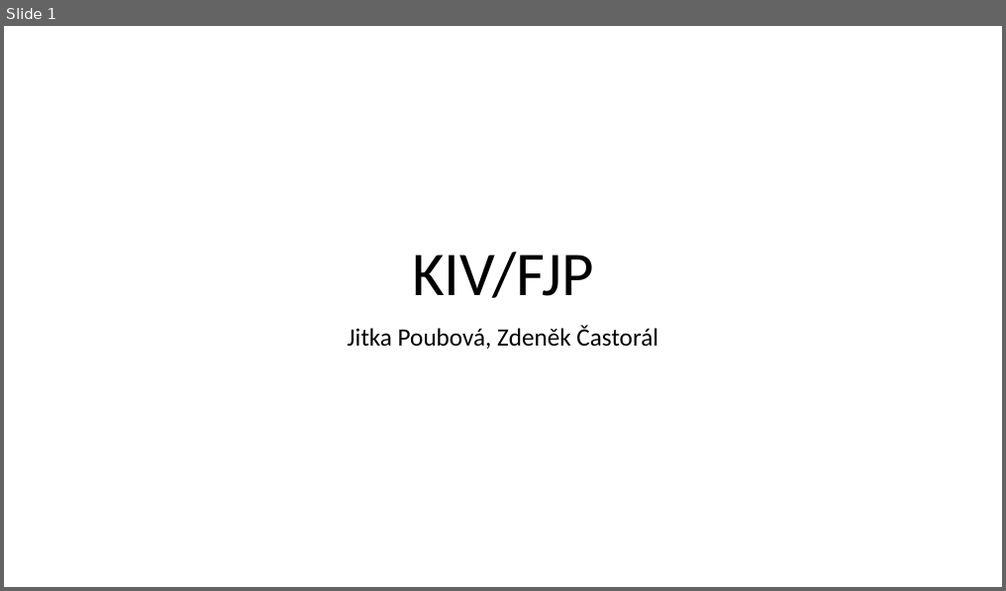
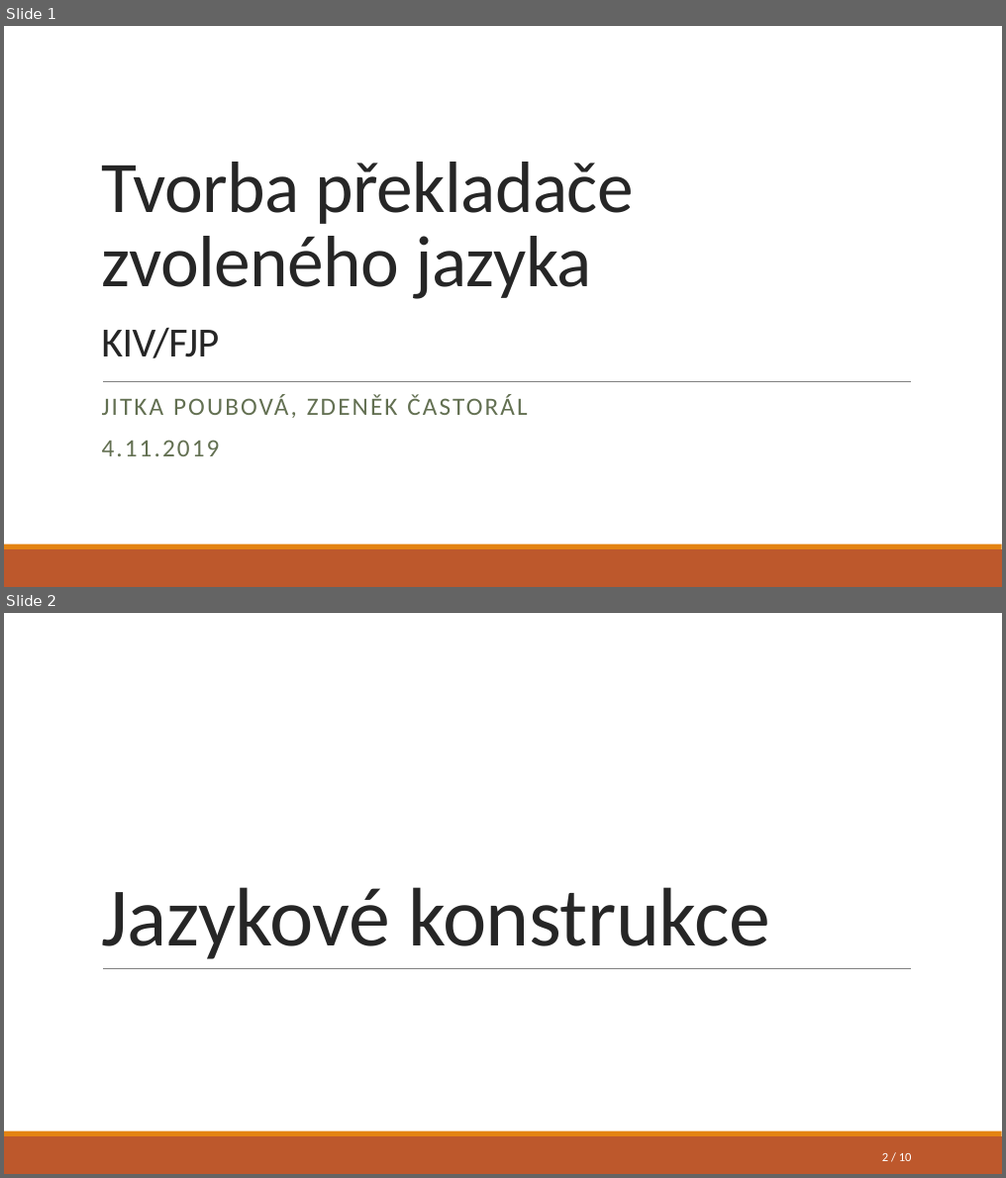
Before and after one commit to JitkaP/FJP-project, a slide deck: presentation/1 (4.11.).pptx. Shown one above the other, each under a label of ours: slide 1 before the commit, slides 1 and 2 after it. The pictures are 1006x591 and 1006x1178 pixels, drawn with LibreOffice and Linux fonts; fonts in the diff are those of the drawing. Boxes give left, top, right and bottom in pixels: in the first picture for what was removed or moved away, otherwise in the second. Text is boxed around its words. In the diff, an @@ line names an element or a change of style, - is before the commit and + after.

Commit message:
- updated grammar - updated presentation - final version

```diff
--- a/presentation/1 (4.11.).pptx
+++ b/presentation/1 (4.11.).pptx
@@ slide 2 added at bbox=[4, 613, 1002, 1174], background #FFFFFF; not listed: 3 template elements that a slide beside it also shows @@
@@ title added at bbox=[101, 887, 770, 959], 80 pt, text #262626 @@
+Jazykové konstrukce
@@ page number added at bbox=[882, 1154, 912, 1161], 12 pt, text #FFFFFF @@
+2 / 10
@@ slide 1 changed as well @@
@@ title at bbox=[101, 162, 634, 359]: text changed; size 60 to 70 pt; text colour #000000 to #262626 @@
-KIV/FJP
+Tvorba překladače zvoleného jazyka
+KIV/FJP
@@ line added from (103, 381) to (912, 381), #808080 0.5 pt @@
@@ subtitle at bbox=[102, 395, 527, 457]: text changed; text colour #000000 to #637052 @@
-Jitka Poubová, Zdeněk Častorál
+JITKA POUBOVÁ, ZDENĚK ČASTORÁL
+4.11.2019
@@ rectangle added at bbox=[4, 550, 1002, 587], fill #BD582C @@
@@ rectangle added at bbox=[4, 545, 1002, 550], fill #E48312 @@
```
Also in this commit, not shown: 2 other slides changed, 7 other slides added, 1 other file.
